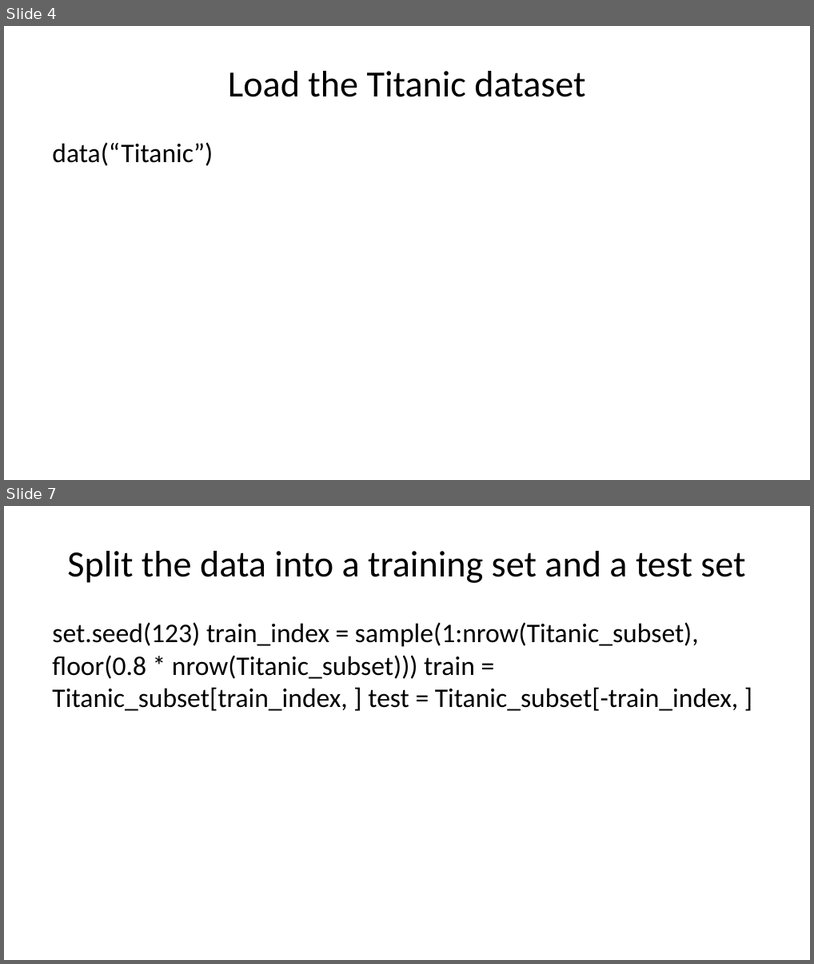
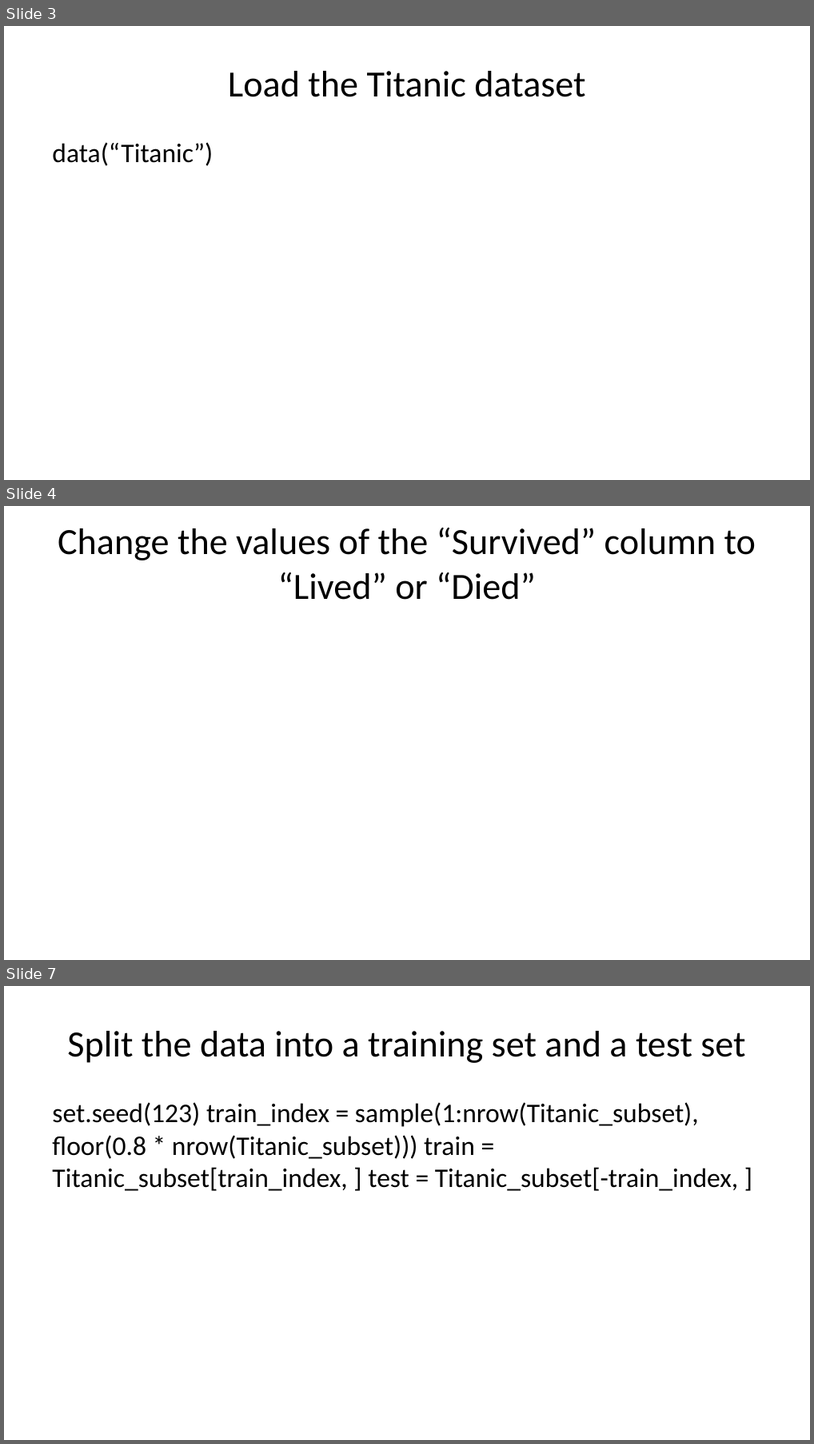
Before and after one commit to SMU-DataHub/Todd_Garner_DS6306_Week6_FLS, a slide deck: Todd_Garner_DS6306_Week6_FLS_Part1.pptx. Shown one above the other, each under a label of ours: slides 4 and 7 before the commit, slides 3, 4 and 7 after it; the slides between them are not shown. The pictures are 814x964 and 814x1444 pixels, drawn with LibreOffice and Linux fonts; fonts in the diff are those of the drawing. Boxes give left, top, right and bottom in pixels: in the first picture for what was removed or moved away, otherwise in the second. Text is boxed around its words. In the diff, an @@ line names an element or a change of style, - is before the commit and + after.

```diff
--- a/Todd_Garner_DS6306_Week6_FLS_Part1.pptx
+++ b/Todd_Garner_DS6306_Week6_FLS_Part1.pptx
@@ slide 4 added at <box>4,506,810,960</box>, background #FFFFFF @@
@@ title added at <box>58,528,756,600</box>, 33 pt, text #000000 @@
+Change the values of the “Survived” column to “Lived” or “Died”
@@ what was slide 4 is now slide 3 @@
```
Also in this commit, not shown: 6 slides changed, 7 slides removed, 6 other files.
